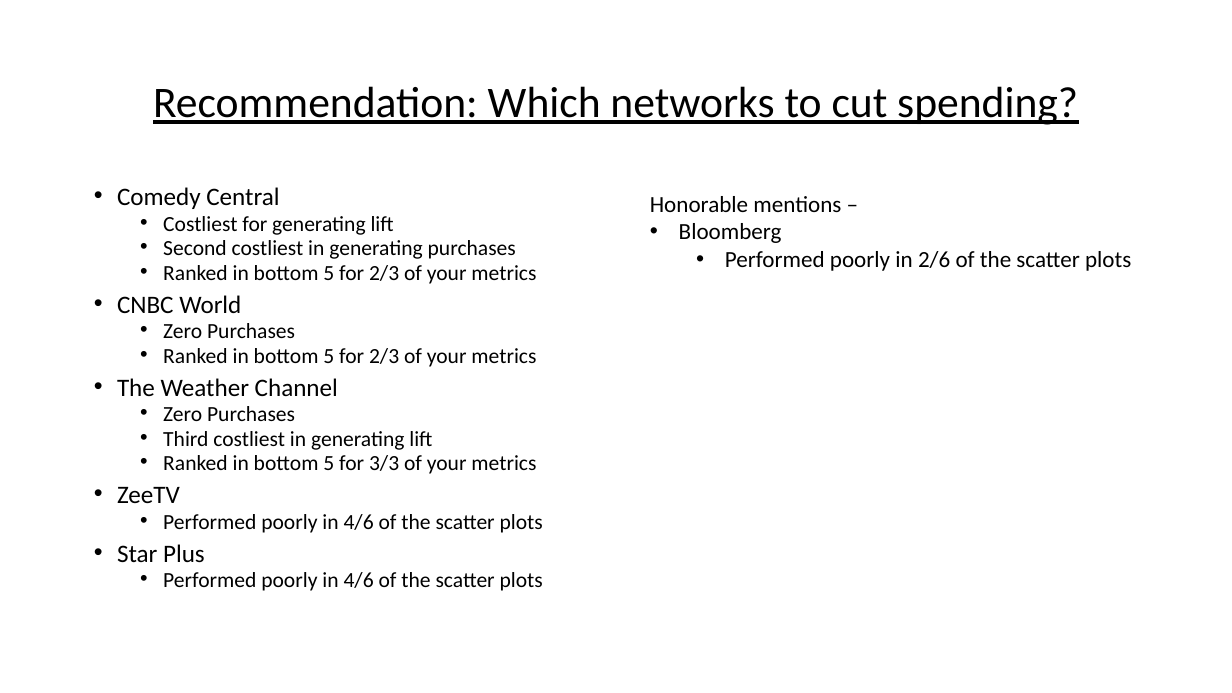
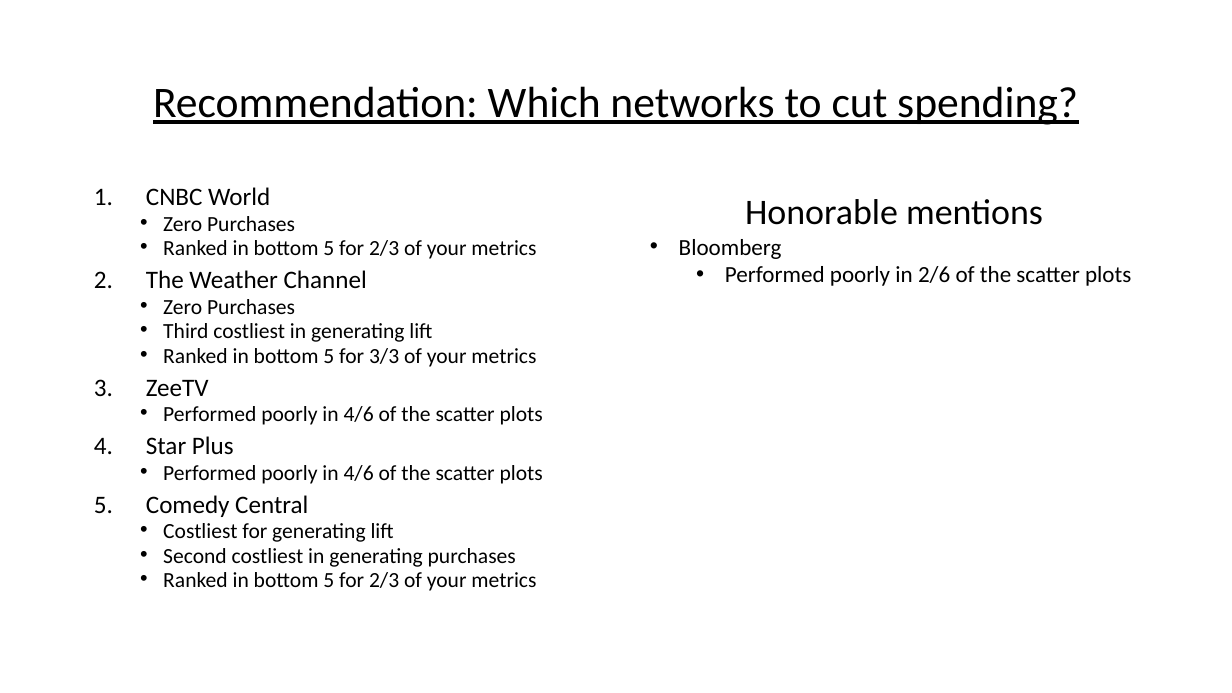
Before and after one commit to papir805/telepulse_ad_campaign_report, a slide deck: slide 19 of companyxyz_presentation copy.pptx. Drawn at 1232x693 pixels with LibreOffice and Linux fonts; fonts in the diff are those of the drawing. Boxes give left, top, right and bottom in pixels: in the first picture for what was removed or moved away, otherwise in the second. Text is boxed around its words. In the diff, an @@ line names an element or a change of style, - is before the commit and + after.

```diff
--- a/companyxyz_presentation copy.pptx
+++ b/companyxyz_presentation copy.pptx
@@ text at box(117, 187, 536, 284): paragraphs removed @@
-• Comedy Central
-  • Costliest for generating lift
-  • Second costliest in generating purchases
-  • Ranked in bottom 5 for 2/3 of your metrics
@@ text at box(146, 187, 367, 455): bullet • to 1. @@
@@ text at box(745, 199, 1043, 225): text changed; size 18 to 28 pt @@
-Honorable mentions –
+Honorable mentions
@@ text at box(146, 495, 536, 591): paragraphs added @@
+5. Comedy Central
+  • Costliest for generating lift
+  • Second costliest in generating purchases
+  • Ranked in bottom 5 for 2/3 of your metrics
```
Also in this commit, not shown: 15 other slides changed, 4 other files.
